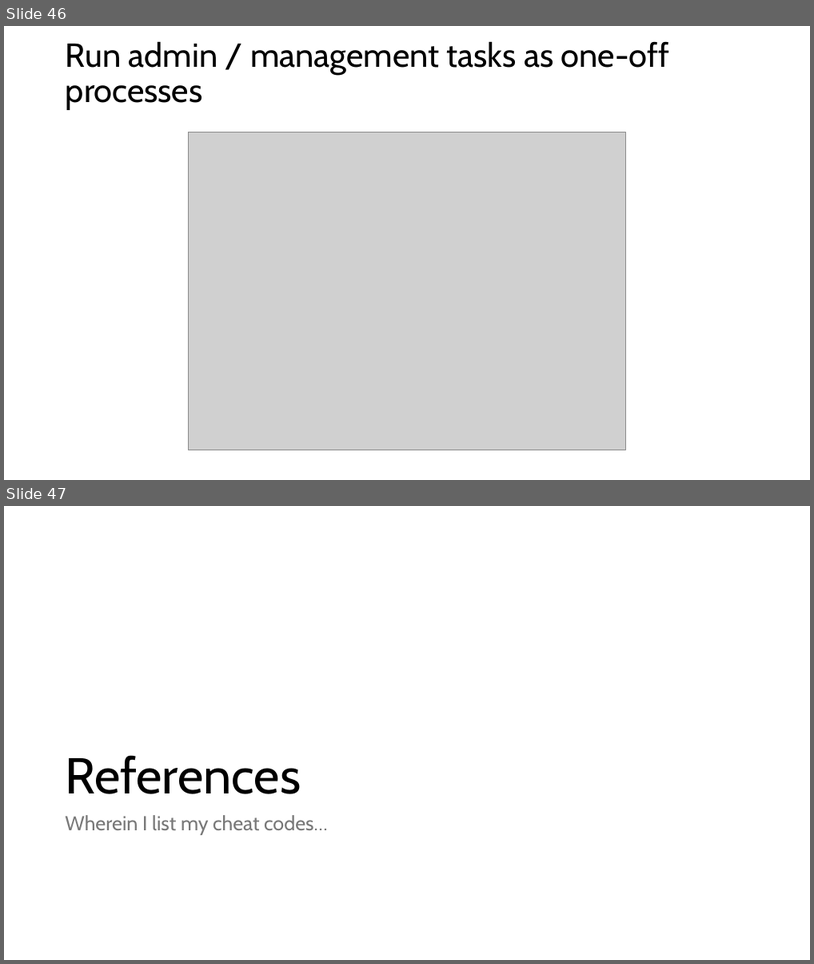
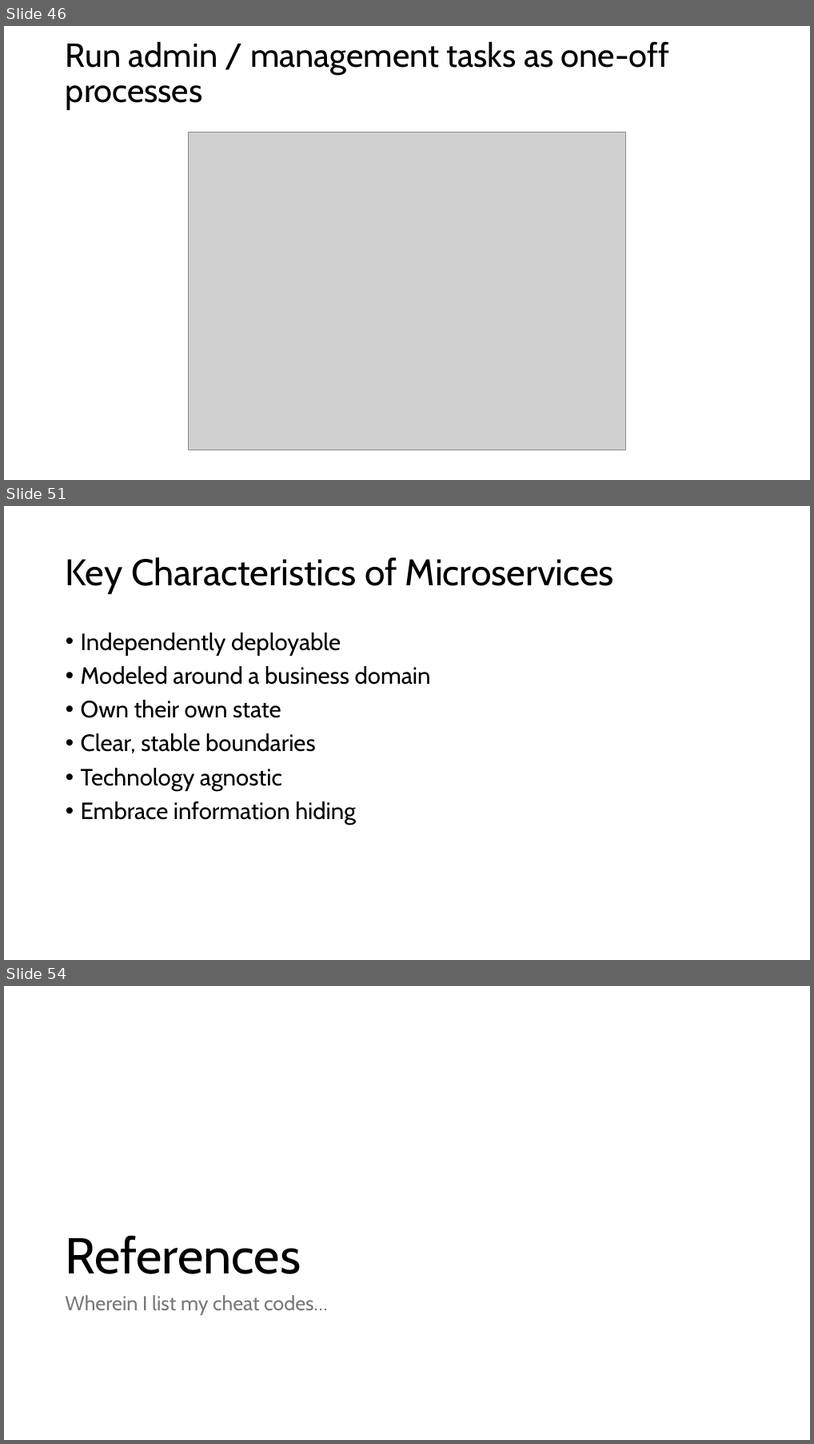
Before and after one commit to ericburcham/cloud-patterns-and-practices, a slide deck: Presentation.pptx. Shown one above the other, each under a label of ours: slides 46 and 47 before the commit, slides 46, 51 and 54 after it; the slides between them are not shown. The pictures are 814x964 and 814x1444 pixels, drawn with LibreOffice and Linux fonts; fonts in the diff are those of the drawing; grey boxes stand for pictures. Boxes give left, top, right and bottom in pixels: in the first picture for what was removed or moved away, otherwise in the second. Text is boxed around its words. In the diff, an @@ line names an element or a change of style, - is before the commit and + after.

Commit message:
add microservices slides

```diff
--- a/Presentation.pptx
+++ b/Presentation.pptx
@@ slide 51 added at bbox=[4, 506, 810, 960], background #FFFFFF @@
@@ title added at bbox=[66, 557, 614, 594], 44 pt, text #000000 @@
+Key Characteristics of Microservices
@@ text added at bbox=[81, 632, 431, 824], 28 pt, text #000000 @@
+• Independently deployable
+• Modeled around a business domain
+• Own their own state
+• Clear, stable boundaries
+• Technology agnostic
+• Embrace information hiding
@@ what was slide 47 is now slide 54 @@
```
Also in this commit, not shown: 1 slide changed, 6 other slides added, 1 other file.
